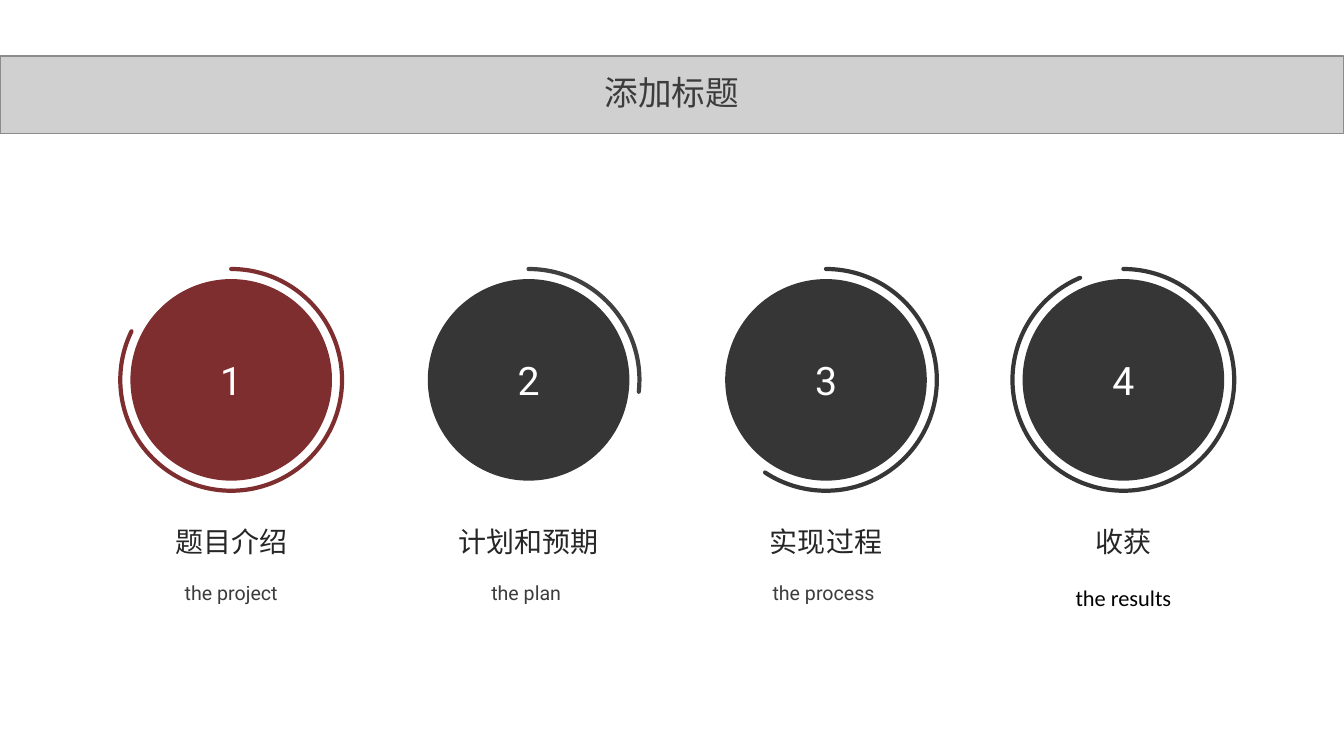
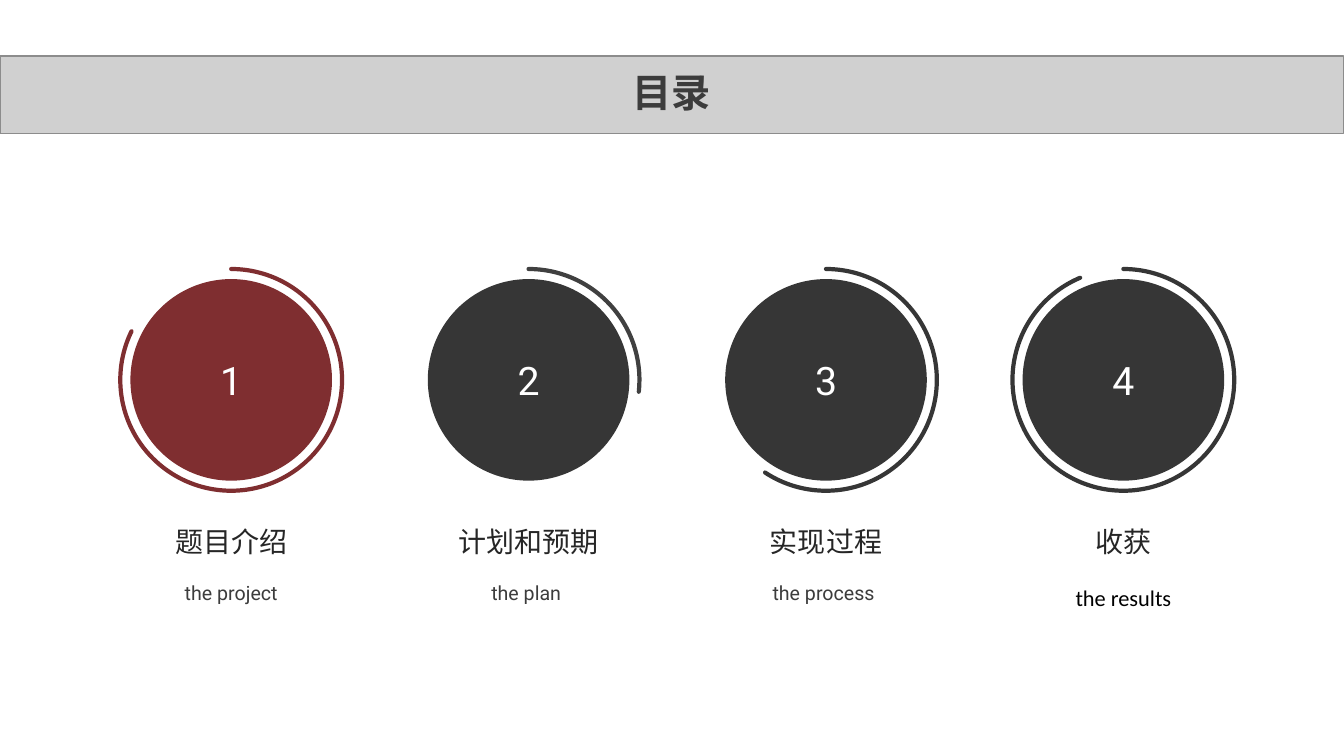
Before and after one commit to DEisreal/DEisreal.github.io, a slide deck: slide 2 of VSS CODE/5_卷积实现过程_3170406037_李易潼_3170406034_毛佳雁_3170406036_祝立群/PPT_3170406037_李易潼_3170406034_毛佳雁_3170406036_祝立群/PPT_3170406037_李易潼_3170406034_毛佳雁_3170406036_祝立群.pptx. Drawn at 1344x756 pixels with LibreOffice and Linux fonts; fonts in the diff are those of the drawing; grey boxes stand for pictures. Boxes give left, top, right and bottom in pixels: in the first picture for what was removed or moved away, otherwise in the second. Text is boxed around its words. In the diff, an @@ line names an element or a change of style, - is before the commit and + after.

```diff
--- a/VSS CODE/5_卷积实现过程_3170406037_李易潼_3170406034_毛佳雁_3170406036_祝立群/PPT_3170406037_李易潼_3170406034_毛佳雁_3170406036_祝立群/PPT_3170406037_李易潼_3170406034_毛佳雁_3170406036_祝立群.pptx
+++ b/VSS CODE/5_卷积实现过程_3170406037_李易潼_3170406034_毛佳雁_3170406036_祝立群/PPT_3170406037_李易潼_3170406034_毛佳雁_3170406036_祝立群/PPT_3170406037_李易潼_3170406034_毛佳雁_3170406036_祝立群.pptx
@@ text at box(633, 75, 711, 111): text changed; size 24 to 28 pt; bold on @@
-添加标题
+目录
```
Also in this commit, not shown: 11 other slides changed, 2 other files.
